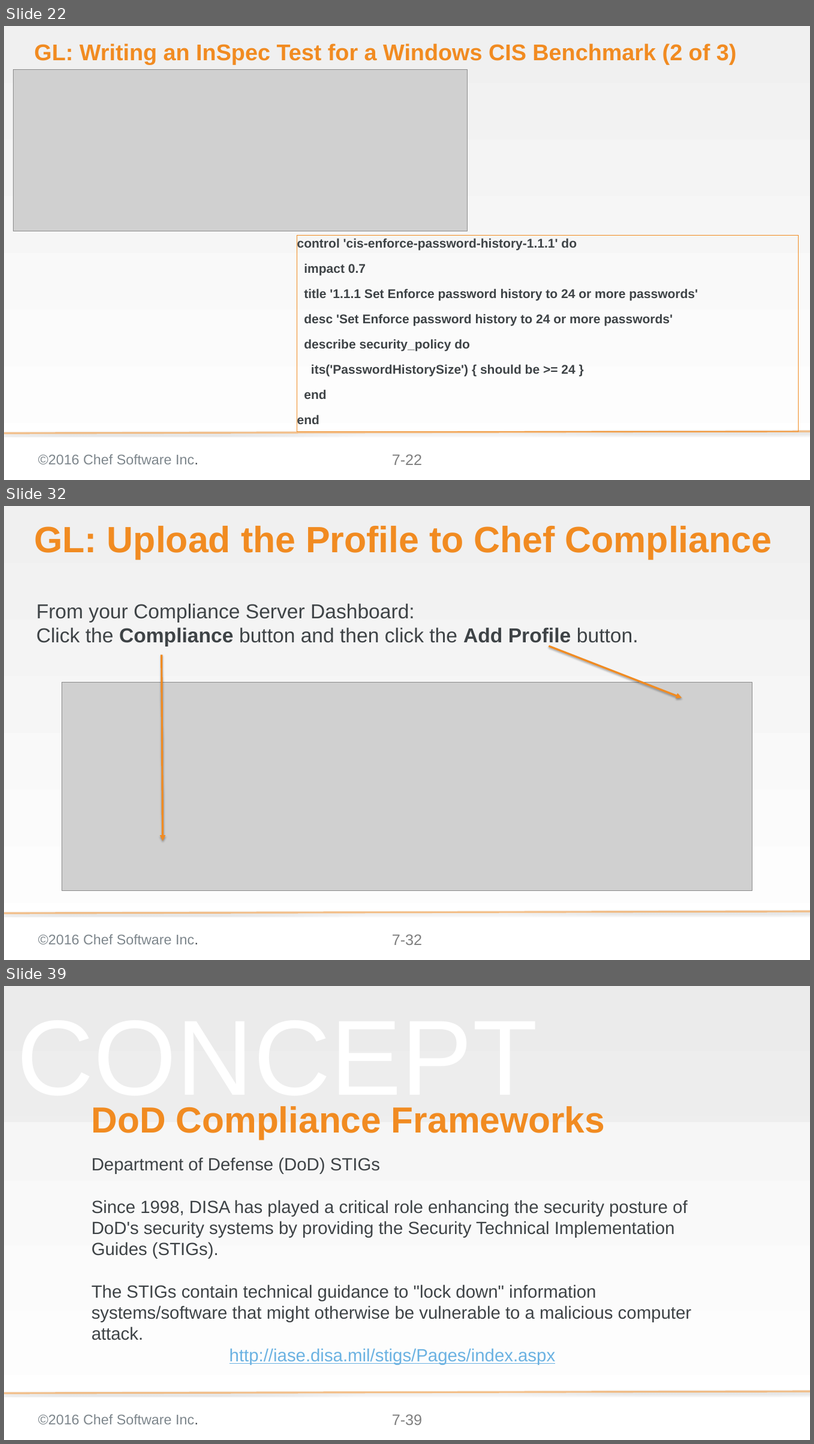
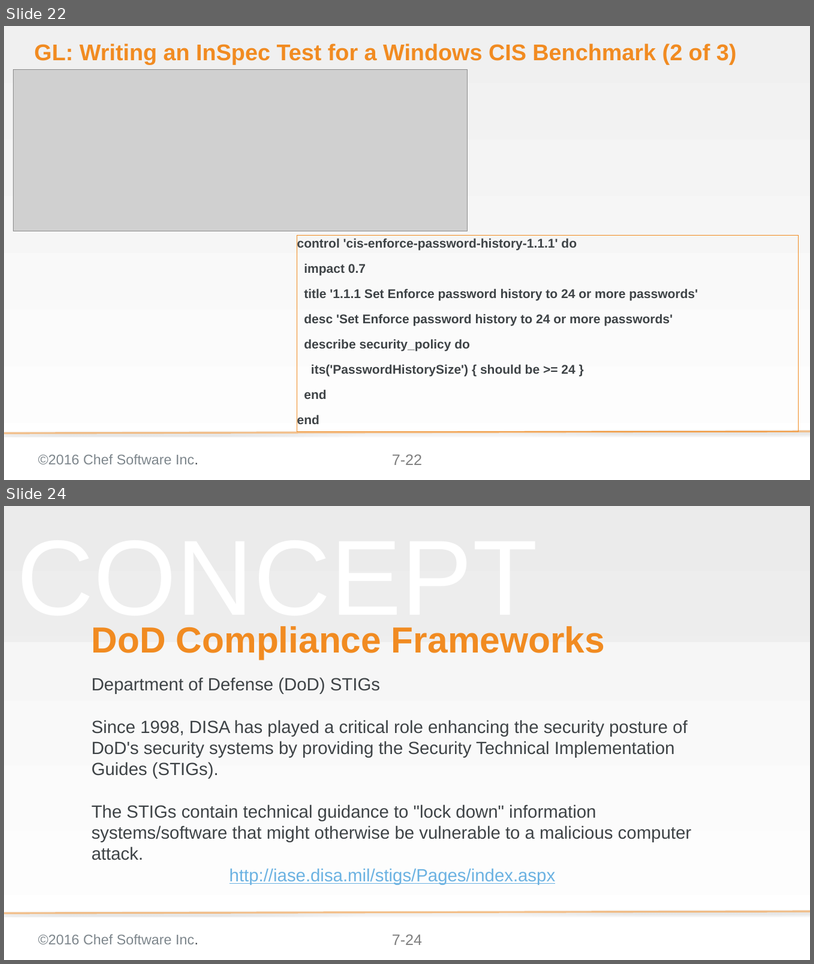
Before and after one commit to bchamby/chef-compliance-installation-configuration-operation, a slide deck: 07-compliance-frameworks-inspec.pptx. Shown one above the other, each under a label of ours: slides 22, 32 and 39 before the commit, slides 22 and 24 after it; the slides between them are not shown. The pictures are 814x1444 and 814x964 pixels, drawn with LibreOffice and Linux fonts; fonts in the diff are those of the drawing; grey boxes stand for pictures; background and template pictures are left out. Boxes give left, top, right and bottom in pixels: in the first picture for what was removed or moved away, otherwise in the second. Text is boxed around its words. In the diff, an @@ line names an element or a change of style, - is before the commit and + after.

```diff
--- a/07-compliance-frameworks-inspec.pptx
+++ b/07-compliance-frameworks-inspec.pptx
@@ slide 32 removed at (x1=4, y1=506, x2=810, y2=960), background gradient #F0F0F0 to #FFFFFF; not listed: 3 template elements that a slide beside it also shows @@
@@ title removed at (x1=34, y1=526, x2=773, y2=559) @@
-GL: Upload the Profile to Chef Compliance
@@ text removed at (x1=36, y1=603, x2=639, y2=646) @@
-From your Compliance Server Dashboard:
-Click the Compliance button and then click the Add Profile button.
@@ arrow removed from (549, 646) to (682, 697) @@
@@ arrow removed from (162, 654) to (163, 841) @@
@@ picture removed at (x1=62, y1=682, x2=752, y2=891) @@
@@ what was slide 39 is now slide 24 @@
@@ page number at (x1=392, y1=934, x2=422, y2=945): text changed @@
-7-39
+7-24
```
Also in this commit, not shown: 1 slide changed, 14 other slides removed, 3 other files.
